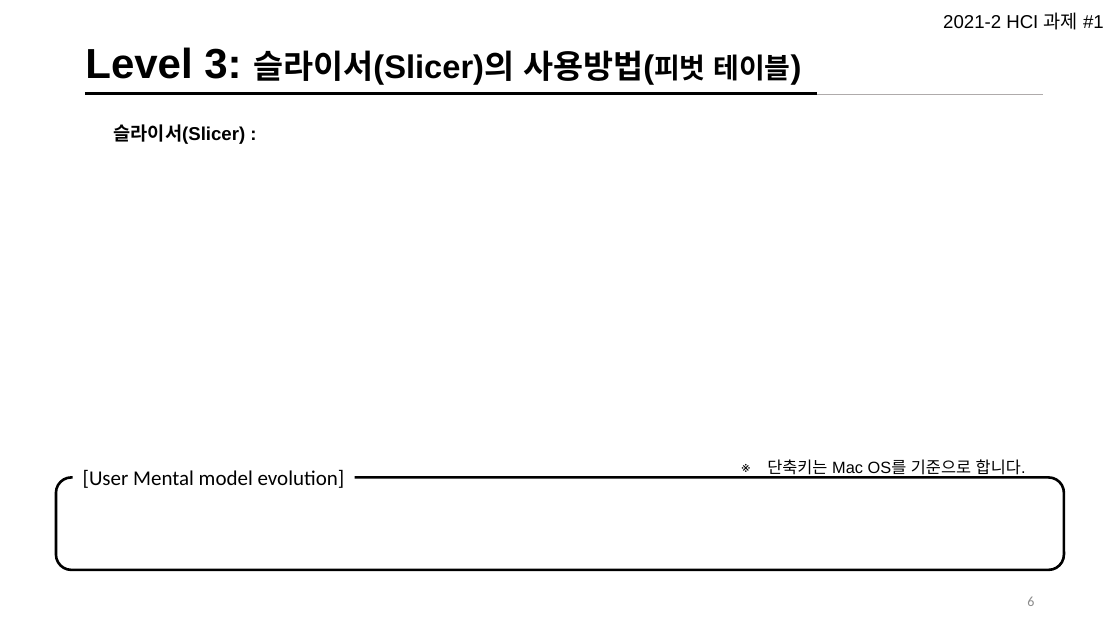
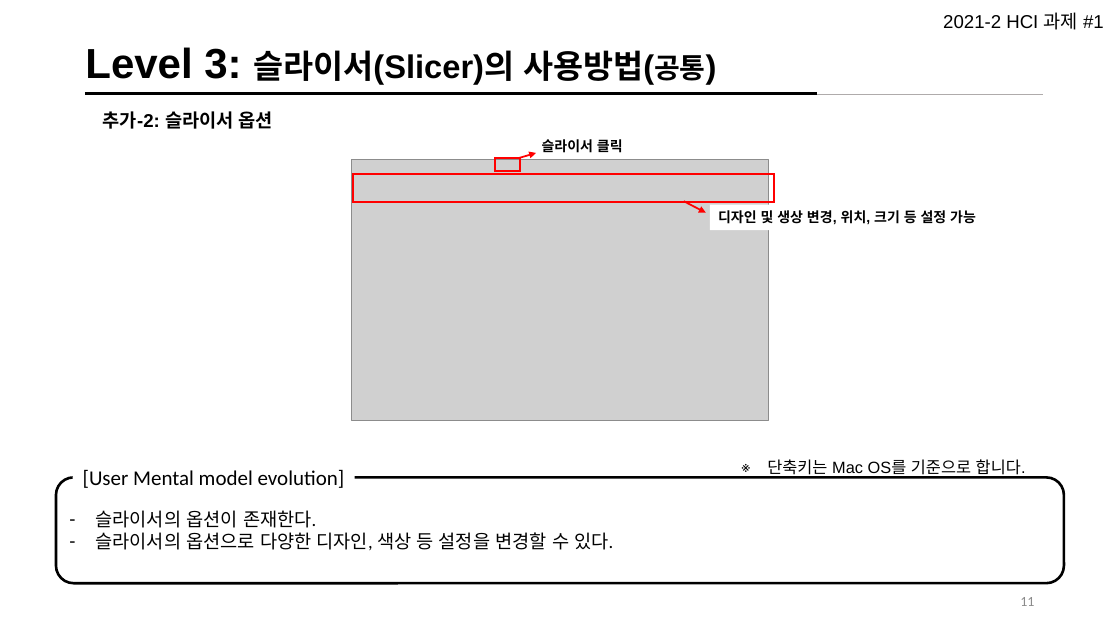
Before and after one commit to Jeeseob/homework2021-2, a slide deck: slide 12 of user-interface/week3/UI_Mental Model_김지섭.pptx (slide 7 before the commit). Drawn at 1120x630 pixels with LibreOffice and Linux fonts; fonts in the diff are those of the drawing; grey boxes stand for pictures. Boxes give left, top, right and bottom in pixels: in the first picture for what was removed or moved away, otherwise in the second. Text is boxed around its words. In the diff, an @@ line names an element or a change of style, - is before the commit and + after.

```diff
--- a/user-interface/week3/UI_Mental Model_김지섭.pptx
+++ b/user-interface/week3/UI_Mental Model_김지섭.pptx
@@ title at (x1=85, y1=47, x2=706, y2=85): text changed @@
-Level 3: 슬라이서(Slicer)의 사용방법(피벗 테이블)
+Level 3: 슬라이서(Slicer)의 사용방법(공통)
@@ text at (x1=103, y1=111, x2=273, y2=129): text changed @@
-슬라이서(Slicer) :
+추가-2: 슬라이서 옵션
@@ rectangle added at (x1=534, y1=133, x2=640, y2=158), fill #FFFFFF, 12 pt, text #000000, bold @@
+슬라이서 클릭
@@ picture added at (x1=352, y1=159, x2=769, y2=420) @@
@@ rectangle added at (x1=354, y1=174, x2=775, y2=202), outline #FF0000 1.5 pt @@
@@ rectangle added at (x1=496, y1=158, x2=521, y2=171), outline #FF0000 1.5 pt @@
@@ arrow added from (518, 158) to (536, 153), #FF0000 1.5 pt @@
@@ arrow added from (684, 202) to (706, 213), #FF0000 1.5 pt @@
@@ text added at (x1=718, y1=210, x2=976, y2=225), 12 pt, text #000000, bold @@
+디자인 및 생상 변경, 위치, 크기 등 설정 가능
@@ rounded rectangle removed at (x1=56, y1=477, x2=1065, y2=570) @@
@@ rounded rectangle added at (x1=56, y1=477, x2=1065, y2=583), fill #FFFFFF, outline #000000 2.25 pt, 16 pt, text #000000 @@
+– 슬라이서의 옵션이 존재한다.
+– 슬라이서의 옵션으로 다양한 디자인, 색상 등 설정을 변경할 수 있다.
@@ page number at (x1=1020, y1=597, x2=1034, y2=606): text changed @@
-6
+11
```
Also in this commit, not shown: 10 other slides changed, 1 slide added, 2 slides removed, 5 other files.
